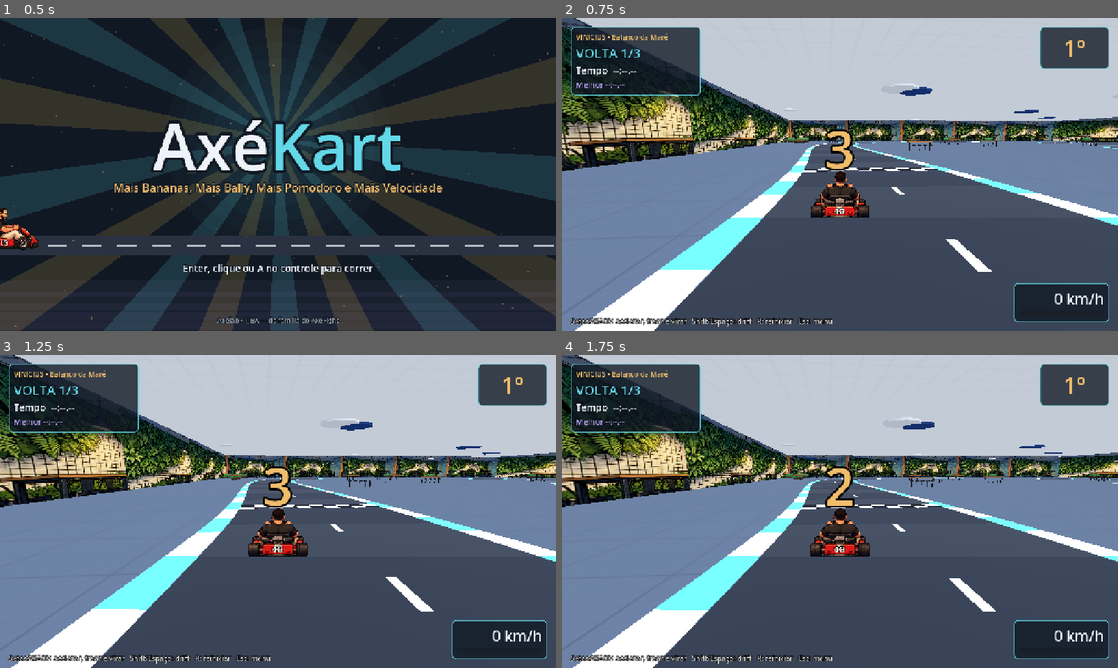
Above: before the commit, frames 1-4 (two rows, left to right).
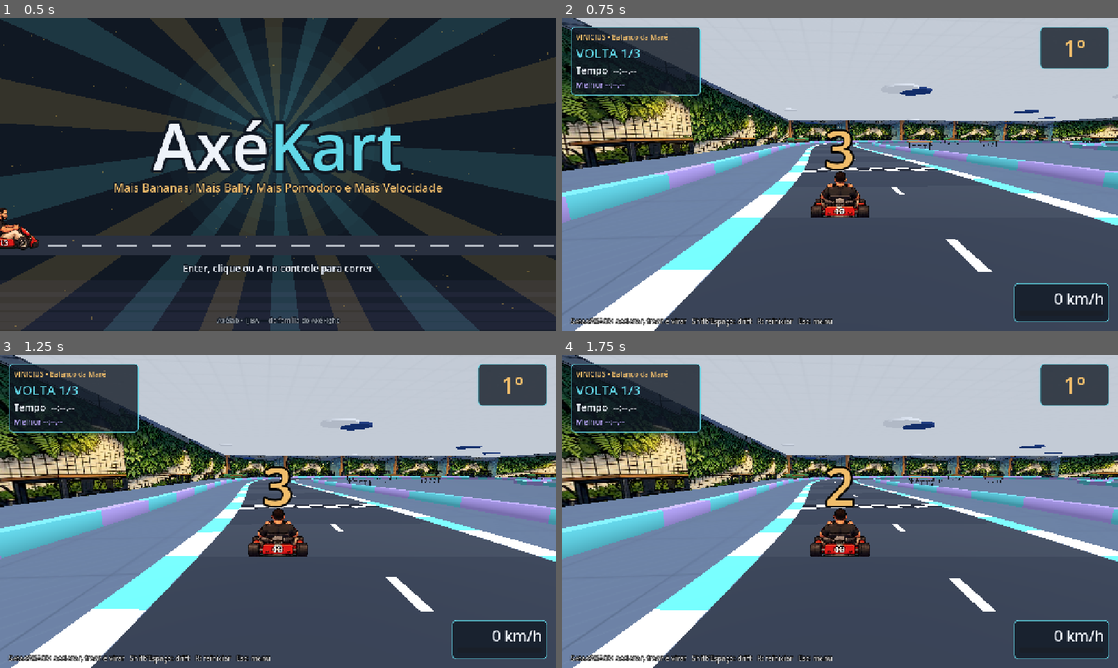
Above: after the commit, the same moments.

Repository: AbreuVin/AxeKart-World
Game: Godot game, scene res://scenes/ui/FrontEnd.tscn
The game is run twice, just before and just after one commit, with the same random seed, the same clock (stepped at 60 frames per second) and the same inputs.
Inputs (mouse positions are in pixels of both pictures, inside the frame that each line leads up to):
- Up to frame 1 (0.5 s): no input
- Up to frame 2 (0.75 s): tap Enter at 0.5 s; move the mouse to (962, 158) at 0.52 s; hold Right (direita) from 0.53 s (still down); hold Up (acelerar) from 0.53 s (still down); click (962, 158) at 0.67 s
- Up to frame 3 (1.25 s): keep holding Right (direita); keep holding Up (acelerar); tap Space at 0.77 s
- Up to frame 4 (1.75 s): move the mouse to (728, 527) at 1.27 s; release Right (direita) at 1.28 s; release Up (acelerar) at 1.28 s; hold S from 1.28 s (still down); tap Shift (drift) at 1.35 s; tap Space at 1.52 s

Frame 1 is identical in both runs. In frame 2, 4.0% of the frame differs, in the area x 0-100%, y 39-66%; in frame 3, 4.0%, in the area x 0-100%, y 38-66%; in frame 4, 4.0%.

Commit message:
Barreira visível e número 13 corrigido (0.6.1)
Barreira de espuma ciano/violeta no limite físico da pista interna.
Importador desvira texto em quadros espelhados. Exportação Web falha
em caso de erro de script.

Co-Authored-By: Claude Opus 5.5 <noreply@anthropic.com>
Claude-Session: https://claude.ai/code/session_01DKNKwCZT87sHqpGDf2T2Vk

Diff:
--- a/assets/karts/vinicius/kart.json
+++ b/assets/karts/vinicius/kart.json
@@ -34,7 +34,8 @@
     "espelhar": {
       "7": 1
     },
-    "origem": "Canva generate-image (02/11/2026) com referências do Axé Fight: guarda, retrato e design do Vinicius"
+    "origem": "Canva generate-image (02/11/2026) com referências do Axé Fight: guarda, retrato e design do Vinicius",
+    "desvirar_texto": true
   },
   "numero": 13
 }
--- a/project.godot
+++ b/project.godot
@@ -4,7 +4,7 @@
 [application]
 
 config/name="AxéKart"
-config/version="0.6.0"
+config/version="0.6.1"
 run/main_scene="res://scenes/ui/FrontEnd.tscn"
 config/features=PackedStringArray("4.7", "GL Compatibility")
 
--- a/scripts/track/track.gd
+++ b/scripts/track/track.gd
@@ -193,6 +193,8 @@
 	ground.position = Vector3(c.x, -0.05, c.z)
 	add_child(ground)
 
+	if interno:
+		_build_barrier()
 	if data.has("paredes"):
 		_build_room()
 	if interno:
@@ -471,3 +473,46 @@
 			_box(node, Vector3(2.4, 0.15, 1.0), Vector3(1.3, 1.27, 0.5), Color("#1f3f86"))
 		add_child(node)
 		placed += 1
+
+
+## Barreira visível (blocos de espuma ciano/violeta) exatamente onde fica o limite físico.
+func _build_barrier() -> void:
+	var zebra: Array = data.get("barreira", ["#62d8e8", "#b5a2f3"])
+	var ca := Color(String(zebra[0]))
+	var cb := Color(String(zebra[1]))
+	var mat := StandardMaterial3D.new()
+	mat.vertex_color_use_as_albedo = true
+	mat.roughness = 0.8
+	mat.cull_mode = BaseMaterial3D.CULL_DISABLED
+	var st := SurfaceTool.new()
+	st.begin(Mesh.PRIMITIVE_TRIANGLES)
+	st.set_material(mat)
+	var m := samples.size()
+	var off := road_width * 0.5 + BARRIER_EXTRA + 1.0   # kart tem ~0,9 m de meia largura
+	var h := 0.9
+	var w := 0.8
+	for side: float in [-1.0, 1.0]:
+		for i in m:
+			var j := (i + 1) % m
+			var col := ca if (i / 3) % 2 == 0 else cb
+			var a := samples[i] + right_at(i) * off * side
+			var b := samples[j] + right_at(j) * off * side
+			var ao := a + right_at(i) * w * side
+			var bo := b + right_at(j) * w * side
+			var up := Vector3.UP * h
+			# face interna, topo e face externa
+			_wall_quad(st, a, b, b + up, a + up, col.darkened(0.1))
+			_wall_quad(st, a + up, b + up, bo + up, ao + up, col.lightened(0.15))
+			_wall_quad(st, ao, bo, bo + up, ao + up, col.darkened(0.25))
+	st.generate_normals()
+	var mi := MeshInstance3D.new()
+	mi.name = "Barreira"
+	mi.mesh = st.commit()
+	mi.material_override = mat
+	add_child(mi)
+
+
+static func _wall_quad(st: SurfaceTool, p0: Vector3, p1: Vector3, p2: Vector3, p3: Vector3, c: Color) -> void:
+	for p in [p0, p1, p2, p0, p2, p3]:
+		st.set_color(c)
+		st.add_vertex(p)
Binary file changed: assets/karts/vinicius/sprites/sheet.png
Not shown, changed: CHANGELOG.md
Not shown, changed: docs/DESIGN_GUIDE.md
Not shown, changed: tools/web/export_web.sh
